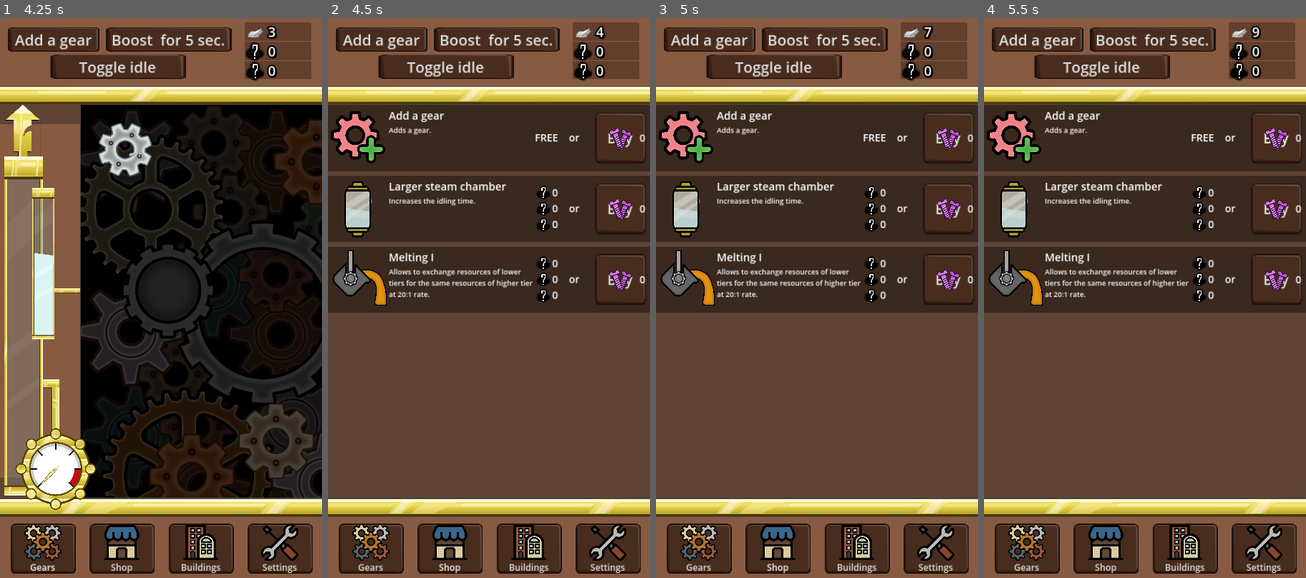
Above: before the commit, frames 1-4 (left to right).
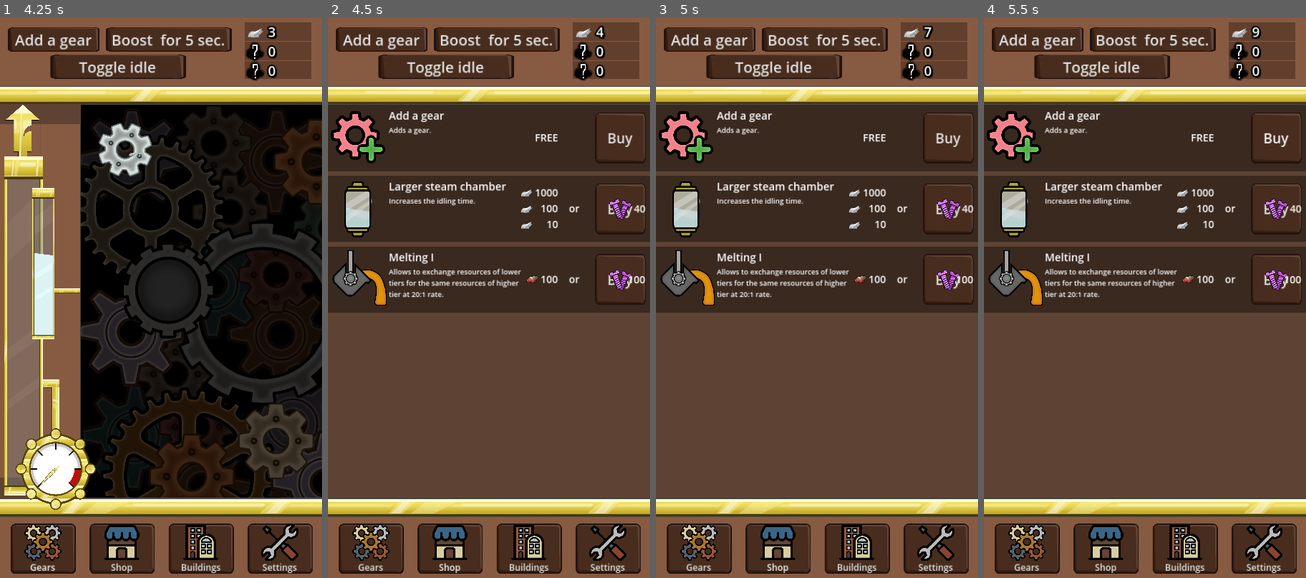
Above: after the commit, the same moments.

Repository: IIS-Mobile/PGiAnUP_zima_2024_stacjonarne_Catblast_Studio
Game: Godot game, scene res://scenes/main.tscn
Two runs of this game, one before a commit and one after it. Both use one fixed random seed, a clock stepped at 60 frames per second and the inputs below.
Inputs (mouse positions are in pixels of both pictures, inside the frame that each line leads up to):
- Up to frame 1 (4.25 s): click "Add a gear" at 0.5 s; click "Boost for 5 sec." at 1.25 s; click "Toggle idle" at 2 s; click (199, 303) at 2.75 s; click "Gears" at 3.5 s
- Up to frame 2 (4.5 s): click "Shop" at 4.25 s
- Up to frame 3 (5 s): no input
- Up to frame 4 (5.5 s): click "Buy" at 5 s

Frame 1 is identical in both runs. In frame 2, 1.0% of the frame differs, in the area x 18-99%, y 19-51%; in frame 3, 1.0%; in frame 4, 1.0%.
Error before the commit: Invalid assignment of property or key 'visible' with value of type 'bool' on a base object of type 'null instance'. (res://scenes/shop_item.gd:69)

Commit message:
UI hotfix

Diff:
--- a/scenes/shop_item.gd
+++ b/scenes/shop_item.gd
@@ -66,9 +66,9 @@
 
 
 func hide_premium():
-	$Panel/HBoxContainer3/PremiumPrice.visible = false
+	$Panel/MarginContainer/Button/HBoxContainer3/PremiumPrice.visible = false
 	$Panel/HBoxContainer/Label.visible = false
-	$Panel/HBoxContainer2/PremiumResourceIcon.visible = false
+	$Panel/MarginContainer/Button/HBoxContainer2/PremiumResourceIcon.visible = false
 
 func hide_resource(index):
 	if(index == 1):
@@ -115,7 +115,7 @@
 	if(premium_price <= 0):
 		hide_premium()
 	else:
-		var premium_resource_label = $Panel/HBoxContainer3/PremiumPrice
+		var premium_resource_label = $Panel/MarginContainer/Button/HBoxContainer3/PremiumPrice
 		premium_resource_label.text = str(premium_price)
 
 	if(price1 <= 0):
